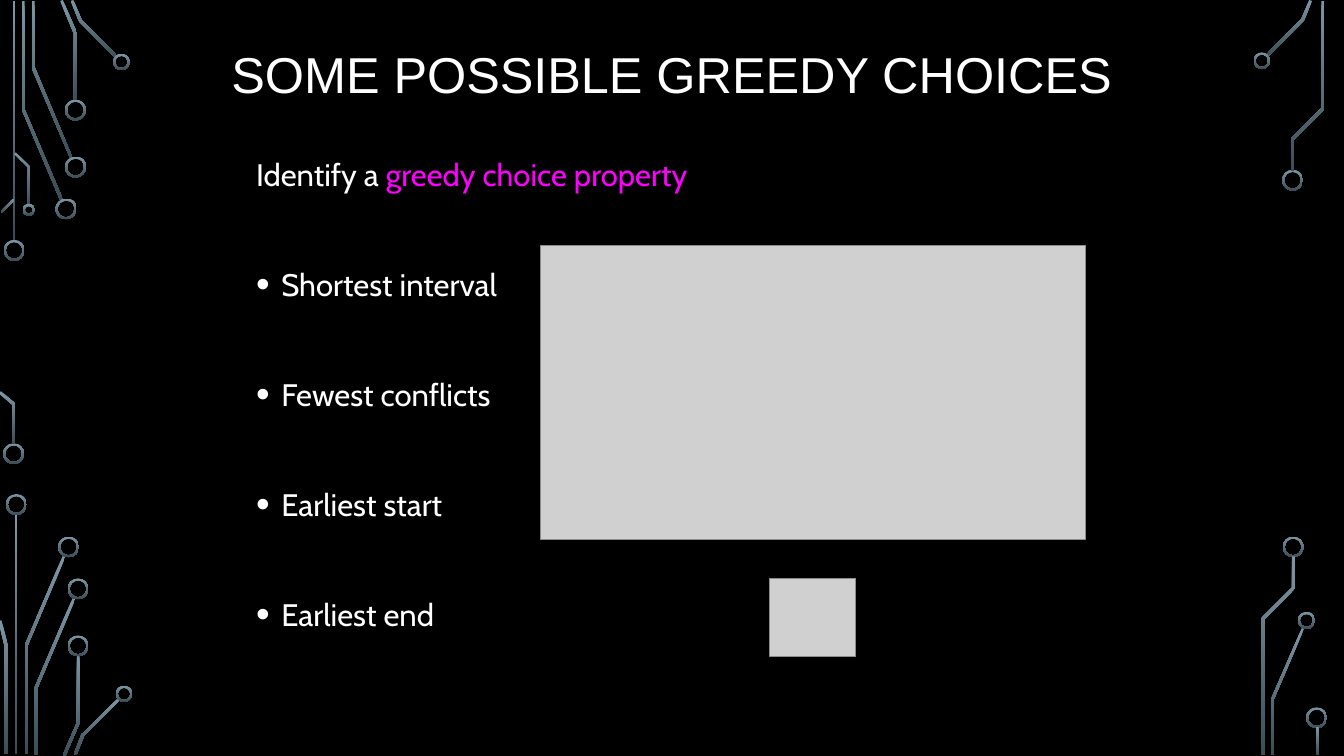
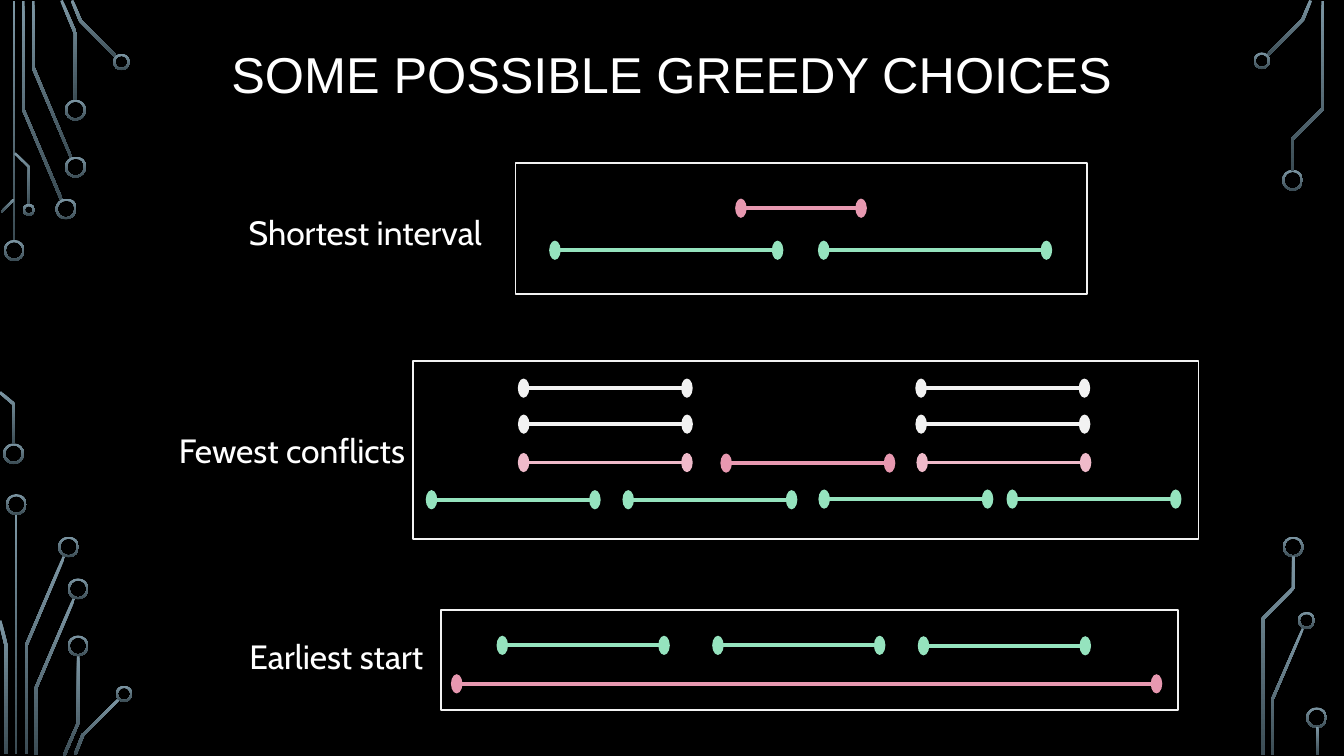
Before and after one commit to markfloryan/dsa2, a slide deck: slide 12 of slides/03-4-ActivitySelect.pptx. Drawn at 1344x756 pixels with LibreOffice and Linux fonts; fonts in the diff are those of the drawing; grey boxes stand for pictures; background and template pictures are left out. Boxes give left, top, right and bottom in pixels: in the first picture for what was removed or moved away, otherwise in the second. Text is boxed around its words. In the diff, an @@ line names an element or a change of style, - is before the commit and + after.

Commit message:
slide changes / fixes

```diff
--- a/slides/03-4-ActivitySelect.pptx
+++ b/slides/03-4-ActivitySelect.pptx
@@ text at [256, 162, 687, 193]: paragraph removed @@
-Identify a greedy choice property
@@ text "Shortest interval": place and size @@
-text "Shortest interval" at [256, 162, 687, 627]
+text "Shortest interval" at [249, 219, 482, 246]
@@ text "Shortest interval" at [249, 219, 482, 246]: size 22.2 to 24 pt; alignment left to centre; bullet • to none; line spacing 1.1 to 1.2 @@
@@ group added at [515, 163, 1087, 294]: 3 double arrows, 1 rectangle @@
@@ picture removed at [540, 245, 1086, 539] @@
@@ text at [281, 382, 491, 627]: paragraphs removed @@
-• Fewest conflicts
-• Earliest start
-• Earliest end
@@ group added at [413, 361, 1199, 539]: 11 double arrows, 1 rectangle @@
@@ text added at [179, 437, 405, 464], 24 pt, text #FFFFFF @@
+Fewest conflicts
@@ picture removed at [770, 579, 856, 657] @@
@@ group added at [441, 610, 1178, 710]: 4 double arrows, 1 rectangle @@
@@ text added at [249, 643, 423, 670], 24 pt, text #FFFFFF @@
+Earliest start
```
Also in this commit, not shown: 8 other slides changed, 3 other files.
